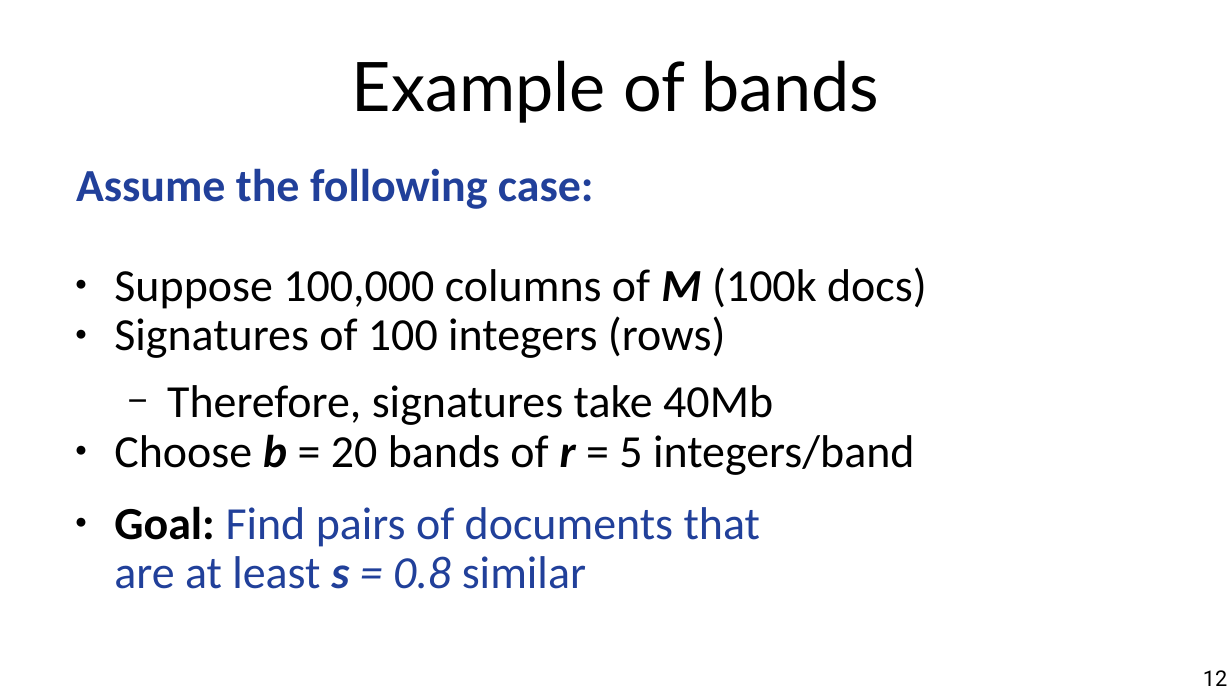
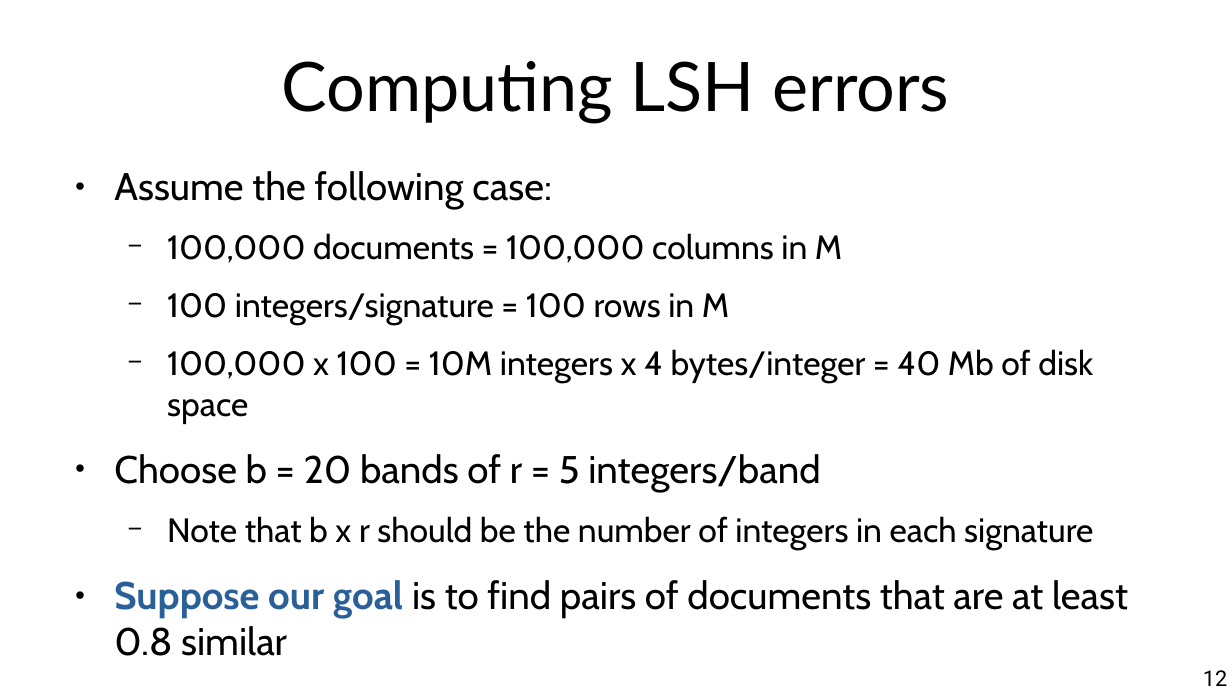
Before and after one commit to marco-calautti/data-mining-course, a slide deck: slide 12 of theory/odp/tt09_locality_sensitive_hashing.odp. Drawn at 1232x693 pixels with LibreOffice and Linux fonts; fonts in the diff are those of the drawing. Boxes give left, top, right and bottom in pixels: in the first picture for what was removed or moved away, otherwise in the second. Text is boxed around its words. In the diff, an @@ line names an element or a change of style, - is before the commit and + after.

```diff
--- a/theory/odp/tt09_locality_sensitive_hashing.odp
+++ b/theory/odp/tt09_locality_sensitive_hashing.odp
@@ title at (281, 61, 949, 124): text changed @@
-Example of bands
+Computing LSH errors
@@ text at (114, 171, 820, 492): size 29.6 to 24.8 pt, font Calibri to Cabin in "Assume the following case:", "Choose b = 20 bands of r ..."; text colour #21409A to #000000 in "Assume the following case:"; bold off in "Assume the following case:", "b r"; italic off in "b r"; bullet none to ●; line spacing 0.9 to 1; more space between paragraphs @@
@@ text at (167, 233, 1093, 424): text changed; size 29.6 to 21.7 pt; font Calibri to Cabin @@
-● Suppose 100,000 columns of M (100k docs)
-● Signatures of 100 integers (rows)
-  − Therefore, signatures take 40Mb
+  − 100,000 documents = 100,000 columns in M
+  − 100 integers/signature = 100 rows in M
+  − 100,000 x 100 = 10M integers x 4 bytes/integer = 40 Mb of disk space
@@ text at (114, 516, 1128, 656): text changed; size 29.6 to 24.8 pt; font Calibri to Cabin; text colour #21409A to #000000 @@
-● Goal: Find pairs of documents that
-  are at least s = 0.8 similar
+  − Note that b x r should be the number of integers in each signature
+● Suppose our goal is to find pairs of documents that are at least 0.8 similar
```
Also in this commit, not shown: 8 other slides changed, 3 other files.
